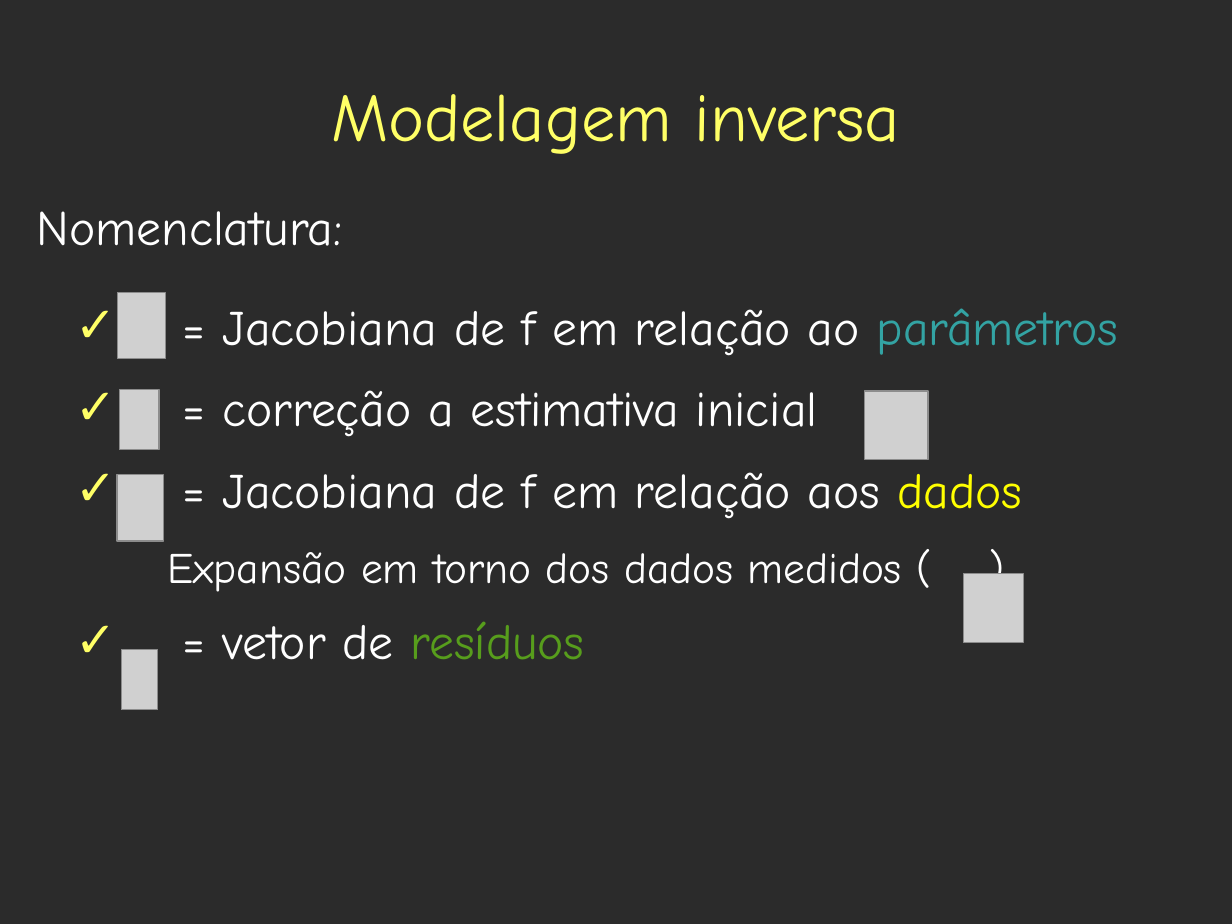
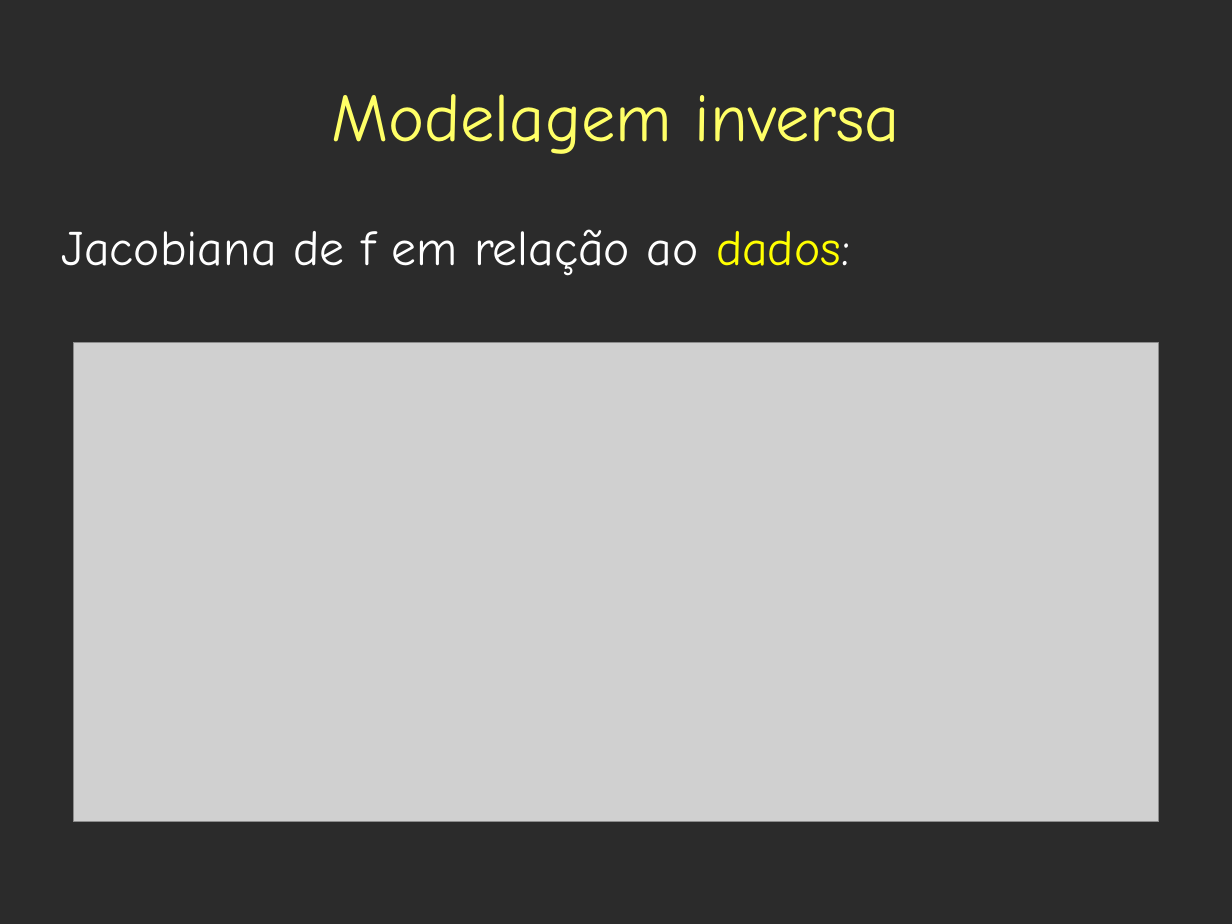
Before and after one commit to leouieda/geothermics, a slide deck: slide 115 of presentations/base_litosfera/estado_termico_lito_subcrustal.odp (slide 111 before the commit). Drawn at 1232x924 pixels with LibreOffice and Linux fonts; fonts in the diff are those of the drawing; grey boxes stand for pictures; background and template pictures are left out; a plain dark background stands for a picture behind light text. Boxes give left, top, right and bottom in pixels: in the first picture for what was removed or moved away, otherwise in the second. Text is boxed around its words. In the diff, an @@ line names an element or a change of style, - is before the commit and + after.

Commit message:
Jacobianas

```diff
--- a/presentations/base_litosfera/estado_termico_lito_subcrustal.odp
+++ b/presentations/base_litosfera/estado_termico_lito_subcrustal.odp
@@ text removed at <box>37,211,343,246</box> @@
-Nomenclatura:
@@ text added at <box>62,229,850,276</box>, 32 pt, text #FFFFFF @@
+Jacobiana de f em relação ao dados:
@@ text removed at <box>167,308,1119,660</box> @@
-✓ = Jacobiana de f em relação ao parâmetros
-✓ = correção a estimativa inicial
-✓ = Jacobiana de f em relação aos dados
-  Expansão em torno dos dados medidos ( )
-✓ = vetor de resíduos
@@ picture: place and size @@
-picture at <box>117,293,165,360</box>
+picture at <box>74,342,1159,822</box>
@@ picture removed at <box>120,389,159,449</box> @@
@@ picture removed at <box>865,391,929,459</box> @@
@@ picture removed at <box>117,475,163,541</box> @@
@@ picture removed at <box>964,574,1024,642</box> @@
@@ picture removed at <box>121,650,158,710</box> @@
```
Also in this commit, not shown: 17 other slides changed, 3 slides added.
